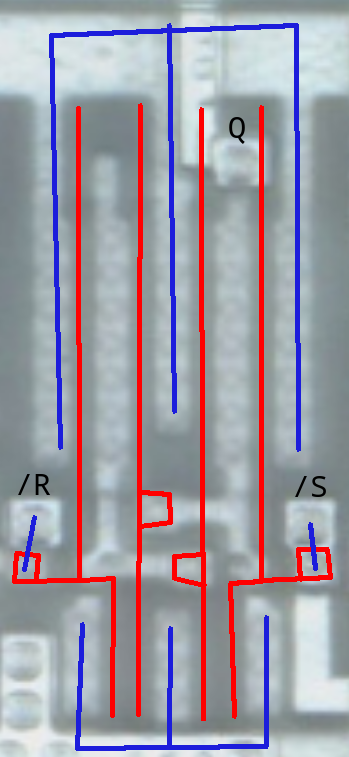
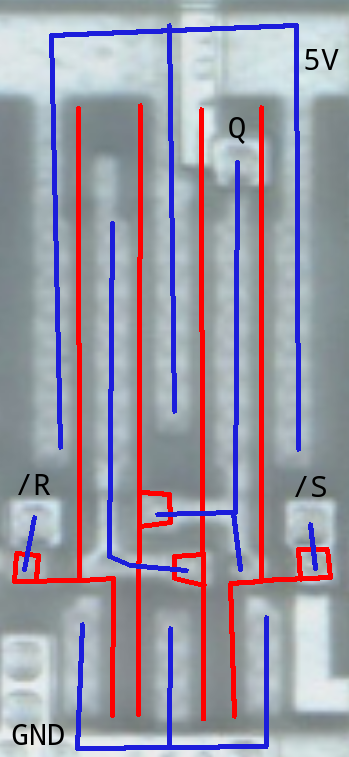
Before/after of a 349 × 757 layered artwork. What changed in the layer stack:
added layer "GND" above "5V" over <box>12,724,64,745</box>
added layer "5V" above "Signals" over <box>305,49,339,70</box>
painted on "Metal" over <box>107,160,243,573</box>
